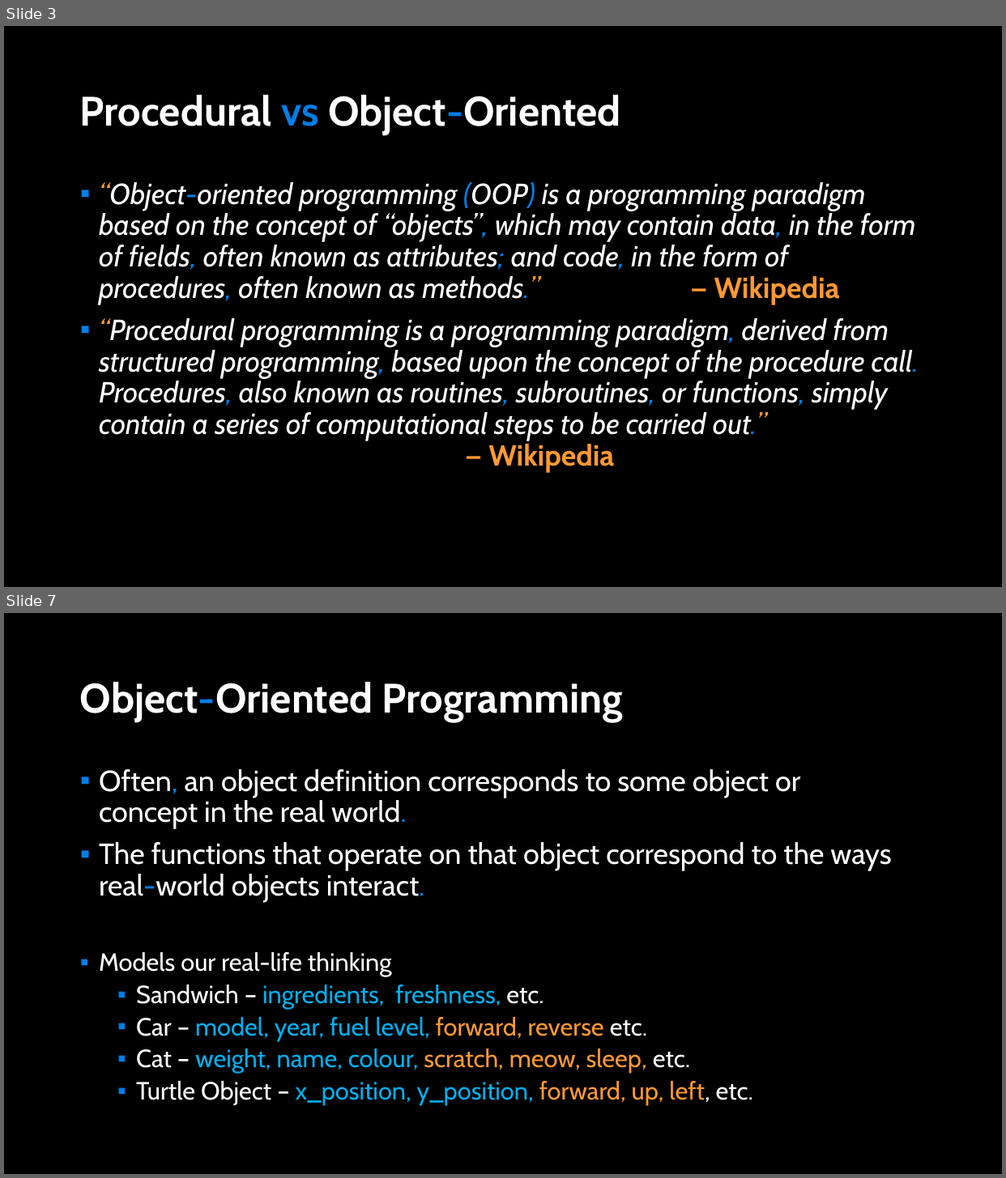
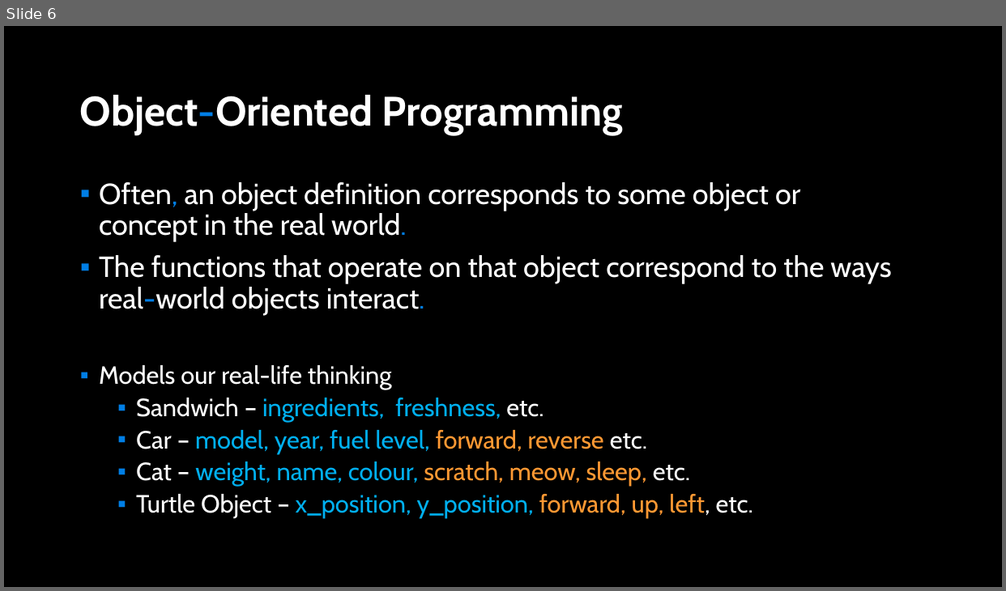
Before and after one commit to APS106/APS106-winter-2026-goodfellow-sutton, a slide deck: lectures/week5/lecture2/slides/week5_lecture2.pptx. Shown one above the other, each under a label of ours: slides 3 and 7 before the commit, slide 6 after it; the slides between them are not shown. The pictures are 1006x1178 and 1006x591 pixels, drawn with LibreOffice and Linux fonts; fonts in the diff are those of the drawing; background and template pictures are left out. Boxes give left, top, right and bottom in pixels: in the first picture for what was removed or moved away, otherwise in the second. Text is boxed around its words. In the diff, an @@ line names an element or a change of style, - is before the commit and + after.

```diff
--- a/lectures/week5/lecture2/slides/week5_lecture2.pptx
+++ b/lectures/week5/lecture2/slides/week5_lecture2.pptx
@@ slide 3 removed at [4, 26, 1002, 587], background picture (left out) @@
@@ title removed at [80, 95, 621, 135] @@
-Procedural vs Object-Oriented
@@ text removed at [99, 182, 918, 473] @@
-▪ “Object-oriented programming (OOP) is a programming paradigm based on the concept of “objects”, which may contain data, in the form of fields, often known as attributes; and code, in the form of procedures, often known as methods.” — Wikipedia
-▪ “Procedural programming is a programming paradigm, derived from structured programming, based upon the concept of the procedure call. Procedures, also known as routines, subroutines, or functions, simply contain a series of computational steps to be carried out.” — Wikipedia
@@ what was slide 7 is now slide 6 @@
```
Also in this commit, not shown: 15 slides changed, 6 slides added, 1 other file.
